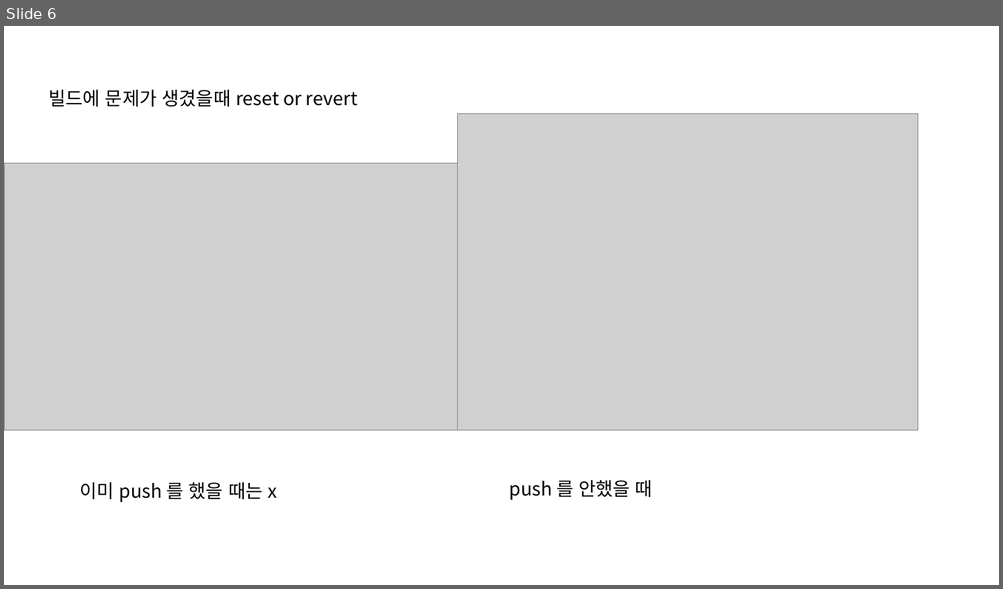
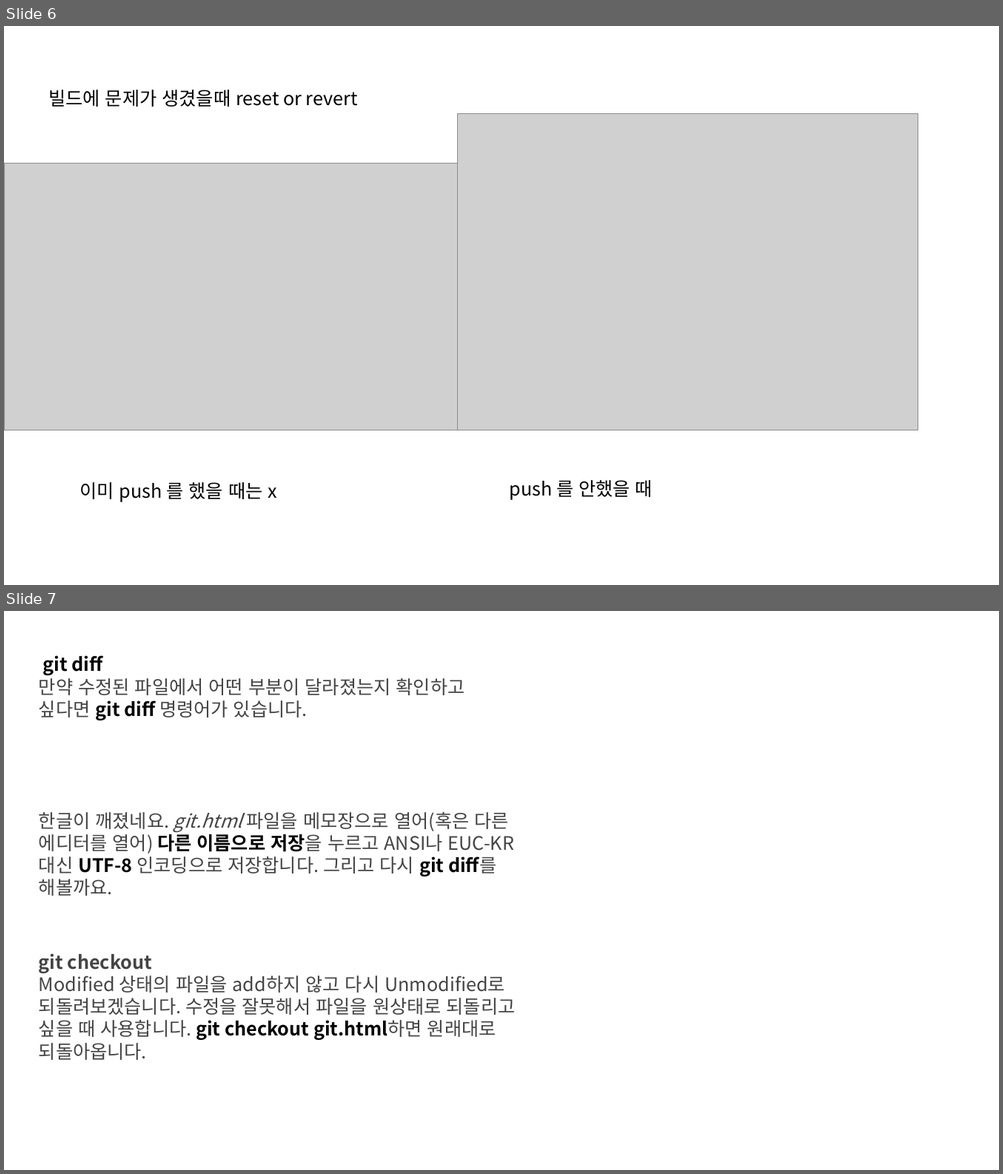
Before and after one commit to tjddms622/c_diary, a slide deck: git hub ori.pptx. Shown one above the other, each under a label of ours: slide 6 before the commit, slides 6 and 7 after it. The pictures are 1003x589 and 1003x1174 pixels, drawn with LibreOffice and Linux fonts; fonts in the diff are those of the drawing; grey boxes stand for pictures. Boxes give left, top, right and bottom in pixels: in the first picture for what was removed or moved away, otherwise in the second. Text is boxed around its words. In the diff, an @@ line names an element or a change of style, - is before the commit and + after.

```diff
--- a/git hub ori.pptx
+++ b/git hub ori.pptx
@@ slide 7 added at (x1=4, y1=611, x2=999, y2=1170), background #FFFFFF @@
@@ text added at (x1=39, y1=655, x2=465, y2=721), 18 pt, text #444444 @@
+git diff
+만약 수정된 파일에서 어떤 부분이 달라졌는지 확인하고 싶다면 git diff 명령어가 있습니다.
@@ text added at (x1=39, y1=812, x2=514, y2=896), 18 pt, text #444444 @@
+한글이 깨졌네요. git.html 파일을 메모장으로 열어(혹은 다른 에디터를 열어) 다른 이름으로 저장을 누르고 ANSI나 EUC-KR 대신 UTF-8 인코딩으로 저장합니다. 그리고 다시 git diff를 해볼까요.
@@ text added at (x1=39, y1=954, x2=515, y2=1060), 18 pt, text #444444 @@
+git checkout
+Modified 상태의 파일을 add하지 않고 다시 Unmodified로 되돌려보겠습니다. 수정을 잘못해서 파일을 원상태로 되돌리고 싶을 때 사용합니다. git checkout git.html하면 원래대로 되돌아옵니다.
```
Also in this commit, not shown: 1 other slide added.
